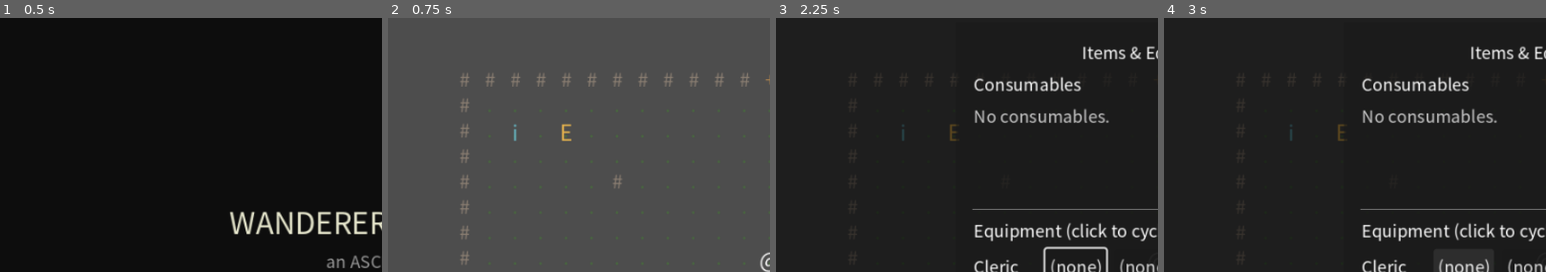
Above: before the commit, frames 1-4 (left to right).
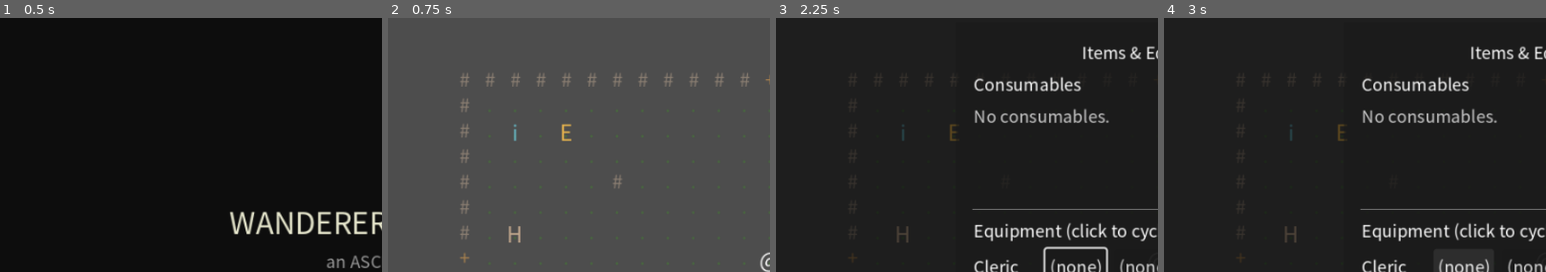
Above: after the commit, the same moments.

Repository: jchans/agent-blank
Game: Godot game, scene res://scenes/TitleScreen.tscn
Same seed, same stepped clock (60 frames per second), same inputs: the game is played once before the commit and once after it.
Inputs:
- Up to frame 1 (0.5 s): no input
- Up to frame 2 (0.75 s): click "New Game" at 0.5 s
- Up to frame 3 (2.25 s): tap Enter (ui_accept) at 1.25, 1.52, 2 s; hold D 1.28-2.03 s; tap X at 1.35 s; hold S from 2.03 s (still down); tap I at 2.1 s
- Up to frame 4 (3 s): tap Enter (ui_accept) at 2.27 s; release S at 2.75 s; click "(none)" at 2.75 s
The pictures show only the part of the screen within x 0-50%, y 3-53%; the shares and areas given below are measured in that part.

Frame 1 is identical in both runs. In frame 2, 0.2% of the frame differs, in the area x 19-35%, y 81-97%; in frame 3, less than 0.1%; in frame 4, less than 0.1%.

Commit message:
Add a multi-floor stairs mechanic and a 3-floor manor side area
Stairs (">"/"<") are just door tiles reskinned - no new engine code,
reuses the existing doors.json mechanism so any room can connect to
another "floor" of the same building.

Ashfurnace Manor: a 5-room haunted house (village's new west door) with
a motivating story (an alchemist's unfinished life's work), lore beats
building toward a final boss fight in the attic, and two new equipment
rewards for winning it.

Co-Authored-By: Claude Sonnet 5 <noreply@anthropic.com>
Claude-Session: https://claude.ai/code/session_01TujHhaFfGazUVutfwSbrog

Diff:
--- /dev/null
+++ b/data/enemies/alchemist_shade.json
@@ -0,0 +1,50 @@
+{
+  "id": "alchemist_shade",
+  "display_name": "The Alchemist's Shade",
+  "display_name_zh": "煉金術師之影",
+  "char_class": "Bound Spirit",
+  "char_class_zh": "束縛之靈",
+  "is_player": false,
+  "xp": 130,
+  "log_color": [0.55, 0.85, 0.65, 1.0],
+  "str_score": 10,
+  "dex_score": 14,
+  "con_score": 12,
+  "int_score": 16,
+  "wis_score": 14,
+  "cha_score": 10,
+  "armor_bonus": 3,
+  "max_hp_override": 36,
+  "weapon_name": "Spectral Touch",
+  "weapon_name_zh": "幽影之觸",
+  "weapon_symbol": "影",
+  "weapon_dice": "1d8",
+  "weapon_ability": "int",
+  "max_rp": 4,
+  "skills": [
+    {
+      "skill_name": "Grief-Bound Curse",
+      "skill_name_zh": "哀慟詛咒",
+      "description": "A wave of unbearable sorrow — the target's own will falters, and the wound cuts deeper for it.",
+      "description_zh": "難以承受的悲痛化作波動襲來，意志動搖者傷勢更為深重。",
+      "kind": "save",
+      "ability": "int",
+      "save_ability": "wis",
+      "damage_dice": "3d6",
+      "half_on_save": true,
+      "rp_cost": 2,
+      "kaomoji_key": "cast"
+    },
+    {
+      "skill_name": "Reagent Burst",
+      "skill_name_zh": "藥劑迸裂",
+      "description": "Shattered glassware and volatile reagents, still shelved after all these years, erupt at a gesture.",
+      "description_zh": "多年來仍擺在架上的藥劑與玻璃器皿，隨一個手勢應聲爆裂。",
+      "kind": "attack_roll",
+      "ability": "int",
+      "damage_dice": "2d8",
+      "rp_cost": 2,
+      "kaomoji_key": "cast"
+    }
+  ]
+}
--- /dev/null
+++ b/data/enemies/unstable_reagent.json
@@ -0,0 +1,25 @@
+{
+  "id": "unstable_reagent",
+  "display_name": "Unstable Reagent",
+  "display_name_zh": "不穩定藥劑",
+  "char_class": "Animated Spill",
+  "char_class_zh": "活化藥漬",
+  "is_player": false,
+  "xp": 40,
+  "log_color": [0.6, 0.9, 0.4, 1.0],
+  "str_score": 8,
+  "dex_score": 12,
+  "con_score": 11,
+  "int_score": 4,
+  "wis_score": 8,
+  "cha_score": 3,
+  "armor_bonus": 0,
+  "max_hp_override": 12,
+  "weapon_name": "Corrosive Splash",
+  "weapon_name_zh": "腐蝕潑濺",
+  "weapon_symbol": "潑",
+  "weapon_dice": "1d6",
+  "weapon_ability": "dex",
+  "max_rp": 0,
+  "skills": []
+}
--- /dev/null
+++ b/data/items/catalyst_rod.json
@@ -0,0 +1,15 @@
+{
+  "id": "catalyst_rod",
+  "name": "Catalyst Rod",
+  "name_zh": "催化法杖",
+  "type": "equipment",
+  "slot": "weapon",
+  "attack_bonus": 2,
+  "damage_bonus": 1,
+  "weapon_dice": "1d8",
+  "weapon_name": "Catalyst Rod",
+  "weapon_name_zh": "催化法杖",
+  "weapon_symbol": "杖",
+  "description": "A brass rod inlaid with cracked crystal — it still hums faintly when gripped.",
+  "description_zh": "鑲嵌著裂紋水晶的黃銅法杖，握在手中仍能感受到微弱的嗡鳴。"
+}
--- /dev/null
+++ b/data/items/philosophers_coat.json
@@ -0,0 +1,10 @@
+{
+  "id": "philosophers_coat",
+  "name": "Philosopher's Coat",
+  "name_zh": "賢者長袍",
+  "type": "equipment",
+  "slot": "armor",
+  "ac_bonus": 3,
+  "description": "Scorched and stained from a hundred experiments, but the stitching still holds.",
+  "description_zh": "歷經無數次實驗而燒痕斑斑、藥漬處處，但針線依舊牢固。"
+}
--- /dev/null
+++ b/data/map_items/manor_attic_chest_1.json
@@ -0,0 +1,10 @@
+{
+  "id": "manor_attic_chest_1",
+  "map": "manor_attic",
+  "position": [228, 60],
+  "glyph": "=",
+  "color": [0.8, 0.7, 0.3, 1.0],
+  "item_id": "philosophers_coat",
+  "quantity": 1,
+  "requires_flag": "manor_cleared"
+}
--- /dev/null
+++ b/data/map_items/manor_attic_chest_2.json
@@ -0,0 +1,10 @@
+{
+  "id": "manor_attic_chest_2",
+  "map": "manor_attic",
+  "position": [228, 156],
+  "glyph": "=",
+  "color": [0.8, 0.7, 0.3, 1.0],
+  "item_id": "catalyst_rod",
+  "quantity": 1,
+  "requires_flag": "manor_cleared"
+}
--- /dev/null
+++ b/data/maps/manor_attic.doors.json
@@ -0,0 +1,3 @@
+[
+  { "position": [2, 4], "target_map": "manor_bedroom", "target_spawn": [9, 4] }
+]
--- /dev/null
+++ b/data/maps/manor_bedroom.doors.json
@@ -0,0 +1,4 @@
+[
+  { "position": [0, 4], "target_map": "manor_study", "target_spawn": [11, 4] },
+  { "position": [10, 4], "target_map": "manor_attic", "target_spawn": [3, 4] }
+]
--- /dev/null
+++ b/data/maps/manor_foyer.doors.json
@@ -0,0 +1,4 @@
+[
+  { "position": [12, 4], "target_map": "village", "target_spawn": [1, 7] },
+  { "position": [6, 8], "target_map": "manor_parlor", "target_spawn": [6, 1] }
+]
--- /dev/null
+++ b/data/maps/manor_parlor.doors.json
@@ -0,0 +1,4 @@
+[
+  { "position": [6, 0], "target_map": "manor_foyer", "target_spawn": [6, 7] },
+  { "position": [10, 4], "target_map": "manor_study", "target_spawn": [3, 4] }
+]
--- /dev/null
+++ b/data/maps/manor_study.doors.json
@@ -0,0 +1,4 @@
+[
+  { "position": [2, 4], "target_map": "manor_parlor", "target_spawn": [9, 4] },
+  { "position": [12, 4], "target_map": "manor_bedroom", "target_spawn": [1, 4] }
+]
--- /dev/null
+++ b/data/maps/manor_study.monsters.json
@@ -0,0 +1,3 @@
+[
+  { "position": [180, 108], "enemy_id": "unstable_reagent", "glyph": "~", "color": [0.6, 0.9, 0.4, 1.0], "speed": 55, "chase_range": 110 }
+]
--- a/data/maps/village.doors.json
+++ b/data/maps/village.doors.json
@@ -1,4 +1,5 @@
 [
   { "position": [12, 14], "target_map": "forest_path", "target_spawn": [7, 1] },
-  { "position": [12, 0], "target_map": "frostbite_hollow_1", "target_spawn": [7, 7] }
+  { "position": [12, 0], "target_map": "frostbite_hollow_1", "target_spawn": [7, 7] },
+  { "position": [0, 7], "target_map": "manor_foyer", "target_spawn": [11, 4] }
 ]
--- /dev/null
+++ b/data/npcs/alchemist_shade.json
@@ -0,0 +1,9 @@
+{
+  "id": "alchemist_shade",
+  "name": "The Alchemist's Shade",
+  "glyph": "幽",
+  "position": [156, 108],
+  "color": [0.55, 0.85, 0.65, 1.0],
+  "map": "manor_attic",
+  "dialogue": "res://dialogues/alchemist_shade.json"
+}
--- /dev/null
+++ b/data/npcs/anxious_heir.json
@@ -0,0 +1,9 @@
+{
+  "id": "anxious_heir",
+  "name": "Anxious Heir",
+  "glyph": "H",
+  "position": [60, 156],
+  "color": [0.75, 0.65, 0.55, 1.0],
+  "map": "village",
+  "dialogue": "res://dialogues/anxious_heir.json"
+}
--- /dev/null
+++ b/data/npcs/manor_diary_1.json
@@ -0,0 +1,9 @@
+{
+  "id": "manor_diary_1",
+  "name": "Faded Journal",
+  "glyph": "書",
+  "position": [84, 84],
+  "color": [0.7, 0.65, 0.5, 1.0],
+  "map": "manor_parlor",
+  "dialogue": "res://dialogues/manor_diary_1.json"
+}
--- /dev/null
+++ b/data/npcs/manor_diary_2.json
@@ -0,0 +1,9 @@
+{
+  "id": "manor_diary_2",
+  "name": "Faded Journal",
+  "glyph": "書",
+  "position": [84, 60],
+  "color": [0.7, 0.65, 0.5, 1.0],
+  "map": "manor_bedroom",
+  "dialogue": "res://dialogues/manor_diary_2.json"
+}
--- /dev/null
+++ b/dialogues/alchemist_shade.json
@@ -0,0 +1,28 @@
+{
+  "start": "greet",
+  "nodes": {
+    "greet": {
+      "speaker": "The Alchemist's Shade",
+      "text": "A pale figure hunches over a workbench of shattered glass, still measuring reagents that turned to dust decades ago. It turns — too slowly — and its voice is a dry whisper. \"Almost. I was almost there.\"",
+      "text_zh": "一道蒼白的身影俯身在滿是破碎玻璃器皿的工作台前，仍在秤量早已化為塵埃的藥劑。她緩緩轉過身來，聲音乾澀如風：「就快了。我明明就快成功了。」",
+      "choices": [
+        { "text": "It's over. Let it go.", "text_zh": "都結束了。放手吧。", "next": "battle_start", "requires_not_flag": "manor_cleared" },
+        { "text": "The workbench has gone quiet.", "text_zh": "工作台已經安靜下來了。", "next": "already_won", "requires_flag": "manor_cleared" }
+      ]
+    },
+    "battle_start": {
+      "speaker": "The Alchemist's Shade",
+      "text": "\"No. No, I won't stop now — not when I'm this close!\"",
+      "text_zh": "「不。不，我不會現在停下——都到這一步了！」",
+      "start_battle": "alchemist_shade",
+      "victory_flag": "manor_cleared"
+    },
+    "already_won": {
+      "speaker": "",
+      "text": "The glassware lies still and silent. Whatever kept her working has finally let her rest.",
+      "text_zh": "玻璃器皿靜靜躺著，不再作響。無論是什麼支撐著她不斷工作，如今終於讓她得以安息。",
+      "next": "end"
+    },
+    "end": { "speaker": "", "text": "", "end": true }
+  }
+}
--- /dev/null
+++ b/dialogues/anxious_heir.json
@@ -0,0 +1,30 @@
+{
+  "start": "greet",
+  "nodes": {
+    "greet": {
+      "speaker": "Anxious Heir",
+      "text": "\"Oh — are you here about the manor? My great-aunt's old place, west of here. I finally have to settle her estate, but every appraiser I've sent comes back pale and empty-handed. Lights moving on their own, they say.\"",
+      "text_zh": "「喔——你是為了那棟宅邸來的嗎？我姨婆的老房子，就在西邊。我終於得處理她的遺產了，可是每個我派去的估價師回來都臉色發白，兩手空空。他們說裡面的燈會自己移動。」",
+      "choices": [
+        { "text": "What happened to her?", "text_zh": "她發生了什麼事？", "next": "backstory" },
+        { "text": "I'll take a look inside.", "text_zh": "我會進去看看。", "next": "farewell" }
+      ]
+    },
+    "backstory": {
+      "speaker": "Anxious Heir",
+      "text": "\"She was an alchemist. Brilliant, everyone said — and then she just... stopped seeing anyone, years before she died. Whatever she was working on at the end, she never finished it. Maybe that's why she won't leave.\"",
+      "text_zh": "「她是個煉金術師。大家都說她天資過人——但後來她就……不再見任何人了，在她過世前好幾年就是如此。不知道她臨終前在鑽研什麼，總之從未完成。也許這就是她放不下的原因。」",
+      "choices": [
+        { "text": "I'll take a look inside.", "text_zh": "我會進去看看。", "next": "farewell" }
+      ]
+    },
+    "farewell": {
+      "speaker": "Anxious Heir",
+      "text": "\"Thank you. Whatever you find in there — I just want to know it's finally at rest.\"",
+      "text_zh": "「謝謝你。不管你在裡面發現什麼——我只希望知道它終於能安息了。」",
+      "set_flag": "heir_asked",
+      "next": "end"
+    },
+    "end": { "speaker": "", "text": "", "end": true }
+  }
+}
--- /dev/null
+++ b/dialogues/manor_diary_1.json
@@ -0,0 +1,12 @@
+{
+  "start": "read",
+  "nodes": {
+    "read": {
+      "speaker": "Faded Journal",
+      "text": "The ink has bled and faded, but a few lines are still legible: \"...the fever won't break. Every remedy I know has failed. I will not accept that. There must be a formula I haven't tried.\"",
+      "text_zh": "墨跡早已暈開褪色，僅剩幾行仍可辨識：「……高燒始終不退。我所知的每一種藥方都失敗了。我不接受這個結果。一定還有我沒試過的配方。」",
+      "next": "end"
+    },
+    "end": { "speaker": "", "text": "", "end": true }
+  }
+}
--- /dev/null
+++ b/dialogues/manor_diary_2.json
@@ -0,0 +1,18 @@
+{
+  "start": "read",
+  "nodes": {
+    "read": {
+      "speaker": "Faded Journal",
+      "text": "A later entry, the handwriting shakier now: \"They tell me to rest. I cannot rest. If I stop even for a night, I am afraid I will never start again — and then what was it all for?\"",
+      "text_zh": "更晚的一篇字跡已明顯顫抖：「他們叫我休息。我不能休息。只要停下一晚，我怕我就再也提不起勁繼續了——那這一切又是為了什麼？」",
+      "next": "cont"
+    },
+    "cont": {
+      "speaker": "Faded Journal",
+      "text": "The last page is blank.",
+      "text_zh": "最後一頁是空白的。",
+      "next": "end"
+    },
+    "end": { "speaker": "", "text": "", "end": true }
+  }
+}
--- a/scripts/main.gd
+++ b/scripts/main.gd
@@ -29,11 +29,18 @@
 	"R": Color(0.9, 0.8, 0.2),
 	",": Color(0.6, 0.75, 0.25),
 	"^": Color(0.75, 0.9, 0.95),
+	">": Color(0.85, 0.75, 0.4),
+	"<": Color(0.85, 0.75, 0.4),
 }
 const TILE_COLOR_DEFAULT := Color(0.6, 0.6, 0.6)
-## Solid/blocking glyphs. "+" (door) and "o"/"R" (shrine/relic decoration)
-## are deliberately not here — doors must be walkable to trigger, and the
-## decoration is just flavor.
+## Solid/blocking glyphs. "+" (door), ">"/"<" (stairs down/up), and "o"/"R"
+## (shrine/relic decoration) are deliberately not here — a stairway is
+## just another door tile (same data/maps/<id>.doors.json mechanism,
+## already generic — see below), reskinned so a multi-floor building
+## reads visually as "you're changing floors" rather than "you're
+## leaving the room." No new engine code needed: WALL_GLYPHS is the only
+## thing collision/rendering cares about, and stairs were never added to
+## it, same as any other walkable decoration glyph.
 const WALL_GLYPHS := ["#", "T"]
 
 @onready var player: CharacterBody2D = $Player
Binary file changed: assets/fonts/ui-cjk-tc.otf
Not shown, added: data/maps/manor_attic.txt
Not shown, added: data/maps/manor_bedroom.txt
Not shown, added: data/maps/manor_foyer.txt
Not shown, added: data/maps/manor_parlor.txt
Not shown, added: data/maps/manor_study.txt
Not shown, changed: data/maps/village.txt
Not shown, changed: PROGRESS.md
